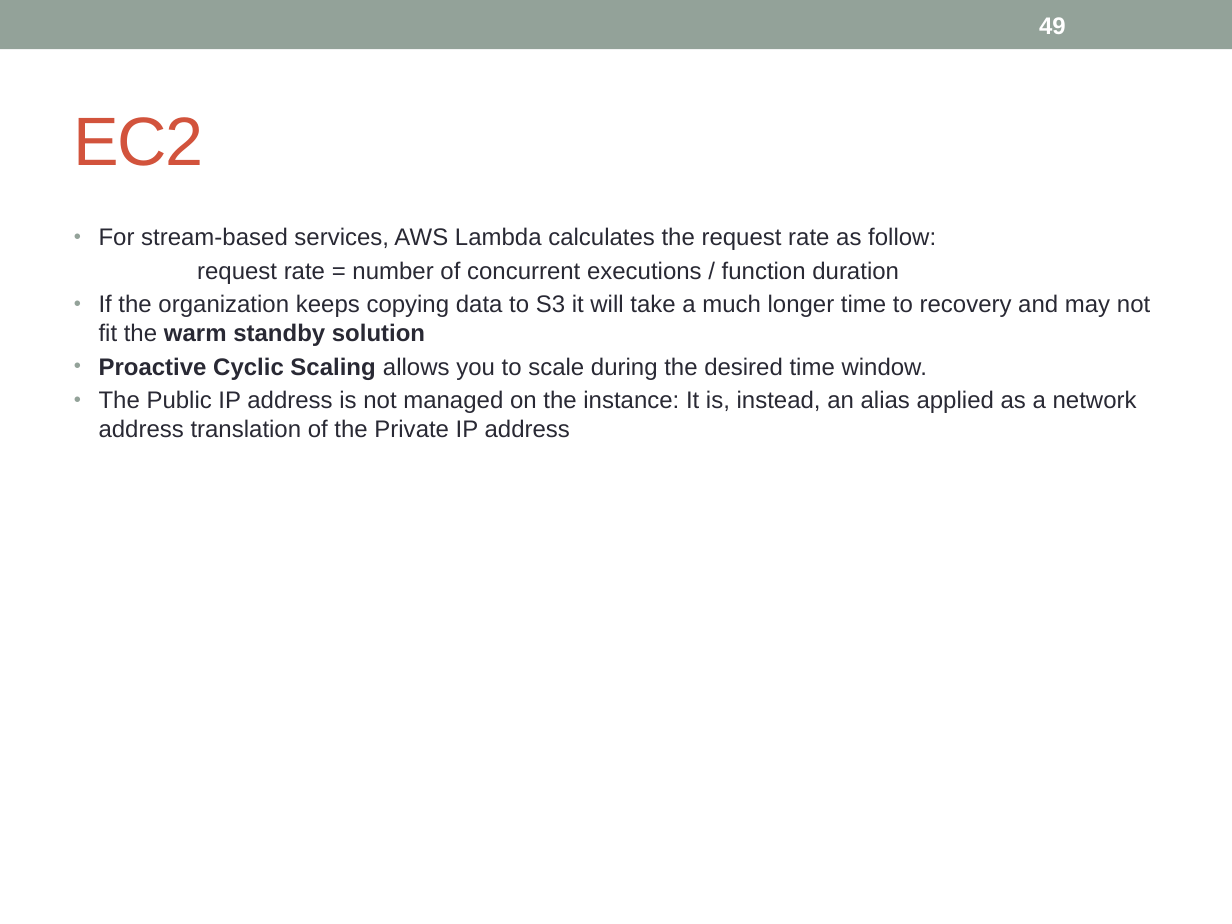
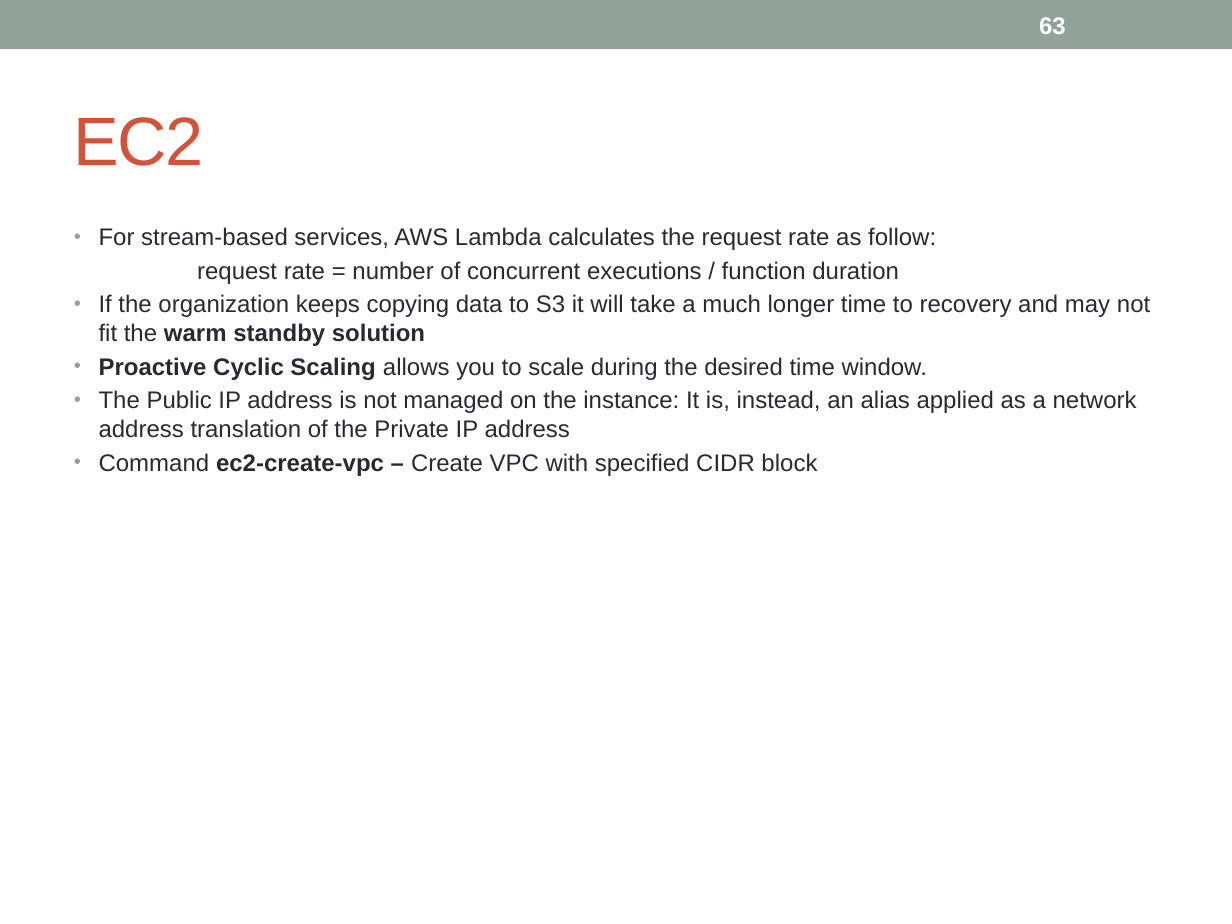
Before and after one commit to notionquest/ProjectDocumentation, a slide deck: slide 63 of AWS_Solution_Architect.pptx (slide 49 before the commit). Drawn at 1232x924 pixels with LibreOffice and Linux fonts; fonts in the diff are those of the drawing. Boxes give left, top, right and bottom in pixels: in the first picture for what was removed or moved away, otherwise in the second. Text is boxed around its words. In the diff, an @@ line names an element or a change of style, - is before the commit and + after.

```diff
--- a/AWS_Solution_Architect.pptx
+++ b/AWS_Solution_Architect.pptx
@@ page number at <box>1039,17,1066,34</box>: text changed @@
-49
+63
@@ text at <box>99,453,817,476</box>: paragraph added @@
+• Command ec2-create-vpc – Create VPC with specified CIDR block
```
Also in this commit, not shown: 18 other slides changed, 19 slides added.
